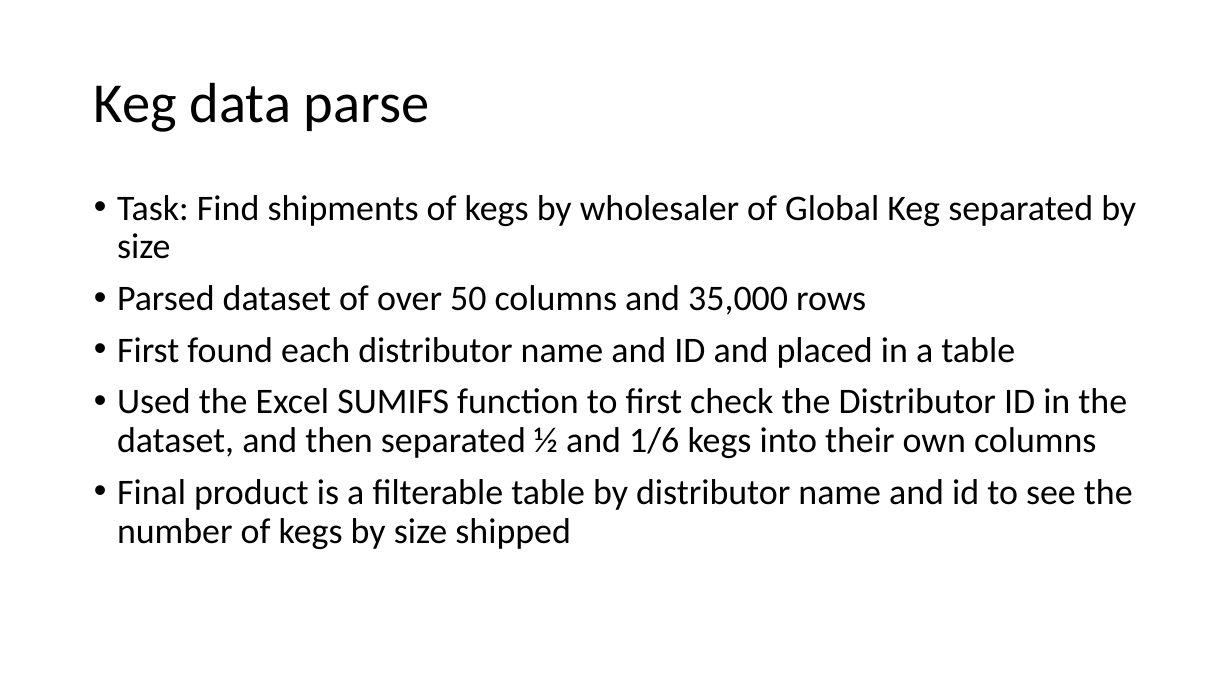
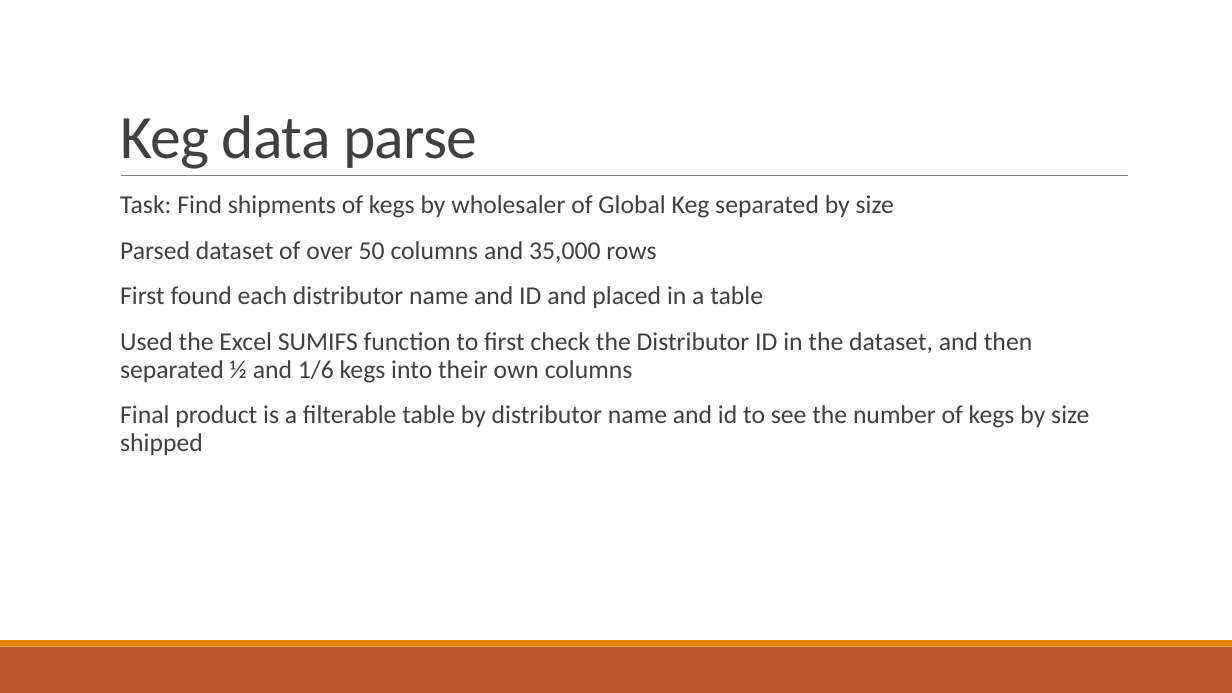
Before and after one commit to therikshak/Summer2017Projects, a slide deck: slide 11 of Documentation/Erik_Summer_Deck.pptx (slide 8 before the commit). Drawn at 1232x693 pixels with LibreOffice and Linux fonts; fonts in the diff are those of the drawing. Boxes give left, top, right and bottom in pixels: in the first picture for what was removed or moved away, otherwise in the second. Text is boxed around its words. In the diff, an @@ line names an element or a change of style, - is before the commit and + after.

```diff
--- a/Documentation/Erik_Summer_Deck.pptx
+++ b/Documentation/Erik_Summer_Deck.pptx
@@ title "Keg data parse": place and size @@
-title "Keg data parse" at <box>94,82,430,132</box>
+title "Keg data parse" at <box>120,115,477,169</box>
@@ title "Keg data parse" at <box>120,115,477,169</box>: size 44 to 48 pt, text colour #000000 to #404040, letter spacing 0 to -0.5 pt; line spacing 0.9 to 0.85; vertical alignment middle to bottom @@
@@ line added from (121, 176) to (1128, 176), #808080 0.5 pt @@
@@ text "Task: Find shipments of kegs ..." at <box>120,195,1089,455</box>: size 28 to 20 pt, text colour #000000 to #404040; bullet • to  ; more space between paragraphs @@
@@ rectangle added at <box>0,647,1232,693</box>, fill #BD582C @@
@@ rectangle added at <box>0,640,1232,647</box>, fill #E48312 @@
```
Also in this commit, not shown: 8 other slides changed, 3 slides added, 11 other files.
